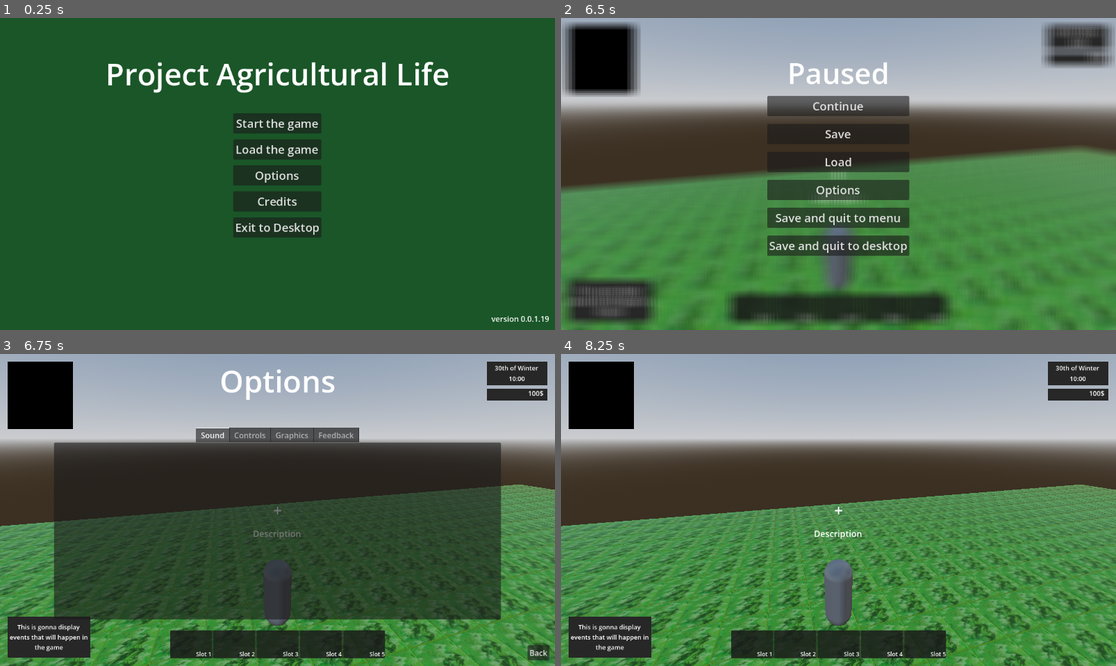
Above: before the commit, frames 1-4 (two rows, left to right).
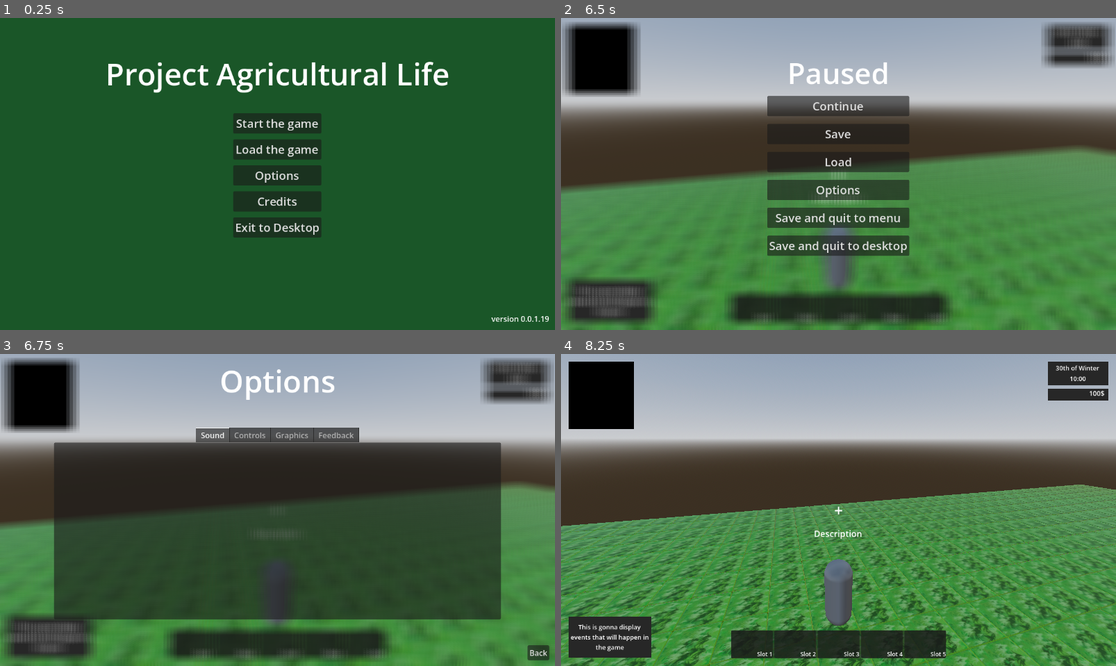
Above: after the commit, the same moments.

Repository: MatGalos/project-agriculural-life
Game: Godot game, scene res://Scenes/UIs/Menus/LaunchMenu/MainMenu.tscn
The game is run twice, just before and just after one commit, with the same random seed, the same clock (stepped at 60 frames per second) and the same inputs.
Inputs (mouse positions are in pixels of both pictures, inside the frame that each line leads up to):
- Up to frame 1 (0.25 s): no input
- Up to frame 2 (6.5 s): click "Options" at 0.5 s; click "Back" at 1.25 s; click "Start the game" at 2 s; tap Enter at 2.75 s; move the mouse to (866, 174) at 2.77 s; hold W (move_forward) from 2.78 s (still down); move the mouse to (810, 174) at 3.52 s; move the mouse to (849, 167) at 4.27 s; move the mouse to (832, 180) at 5.02 s; move the mouse to (877, 177) at 5.77 s; tap Escape (pauseMenu) at 6.4 s
- Up to frame 3 (6.75 s): release W (move_forward) at 6.5 s; click "Options" at 6.5 s
- Up to frame 4 (8.25 s): click "Back" at 7.25 s; click "Continue" at 8 s

Frames 1-2 are identical in both runs. In frame 3, 8.9% of the frame differs, in the area x 0-100%, y 1-100%; in frame 4, nothing differs.

Commit message:
fixes to options (visible cursor, fixed background)

Diff:
--- a/Scenes/UIs/Menus/PauseMenu/pauseMenu.tscn
+++ b/Scenes/UIs/Menus/PauseMenu/pauseMenu.tscn
@@ -7,7 +7,7 @@
 shader = ExtResource("2_lx4i1")
 shader_parameter/blurAmount = 3.0
 
-[node name="PauseMenu" type="Control" unique_id=1779250105 node_paths=PackedStringArray("continueButton", "saveButton", "loadButton", "optionsButton", "saveAndQuitToMenu", "saveAndQuitToDesktop", "blurBg")]
+[node name="PauseMenu" type="Control" unique_id=1779250105 node_paths=PackedStringArray("continueButton", "saveButton", "loadButton", "optionsButton", "saveAndQuitToMenu", "saveAndQuitToDesktop", "blurBg", "panel")]
 layout_mode = 3
 anchors_preset = 15
 anchor_right = 1.0
@@ -22,6 +22,7 @@
 saveAndQuitToMenu = NodePath("Panel/MarginContainer/HBoxContainer/VBoxContainer/SaveAndQuitToMenuButton")
 saveAndQuitToDesktop = NodePath("Panel/MarginContainer/HBoxContainer/VBoxContainer/SaveAndQuitToDesktopMenu")
 blurBg = NodePath("blurBg")
+panel = NodePath("Panel")
 
 [node name="blurBg" type="ColorRect" parent="." unique_id=447635258]
 visible = false
--- a/Scripts/GameManagers/gameManager.gd
+++ b/Scripts/GameManagers/gameManager.gd
@@ -3,11 +3,11 @@
 extends Node
 
 @onready var globalUIScene: PackedScene = preload("res://Scenes/UIs/global_ui.tscn")
-var pauseMenu
-var optionsMenu
-var mainMenu
+var pauseMenu: PauseMenu
+var optionsMenu: OptionsMenu
+var mainMenu: MainMenu
 
-var globalUIInstance
+var globalUIInstance: CanvasLayer
 var isPaused: bool = false
 var isInGame: bool = false
 
@@ -20,23 +20,24 @@
 
 signal pauseChanged(paused: bool)
 
-func _ready():
+func _ready() -> void:
 	process_mode = Node.PROCESS_MODE_ALWAYS
 	set_process_input(true)
 
-	globalUIInstance = globalUIScene.instantiate()
+	globalUIInstance = globalUIScene.instantiate() as CanvasLayer
 	get_tree().root.add_child.call_deferred(globalUIInstance)
 	await get_tree().process_frame
 
-	pauseMenu = globalUIInstance.get_node("PauseMenu")
-	optionsMenu = globalUIInstance.get_node("OptionsMenu")
-	mainMenu = globalUIInstance.get_node("MainMenu")
+	pauseMenu = globalUIInstance.get_node("PauseMenu") as PauseMenu
+	optionsMenu = globalUIInstance.get_node("OptionsMenu") as OptionsMenu
+	mainMenu = globalUIInstance.get_node("MainMenu") as MainMenu
 	mainMenu.visible = true
-	pauseMenu.visible = false
+	pauseMenu.setMenuVisible(false)
 	optionsMenu.visible = false
+	_updateMouseMode()
 
 # function to toggle pause
-func togglePause():
+func togglePause() -> void:
 	setPaused(!isPaused)
 
 # function to set the pause for the game.
@@ -46,35 +47,42 @@
 
 	isPaused = value
 	get_tree().paused = isPaused
+	_updateMouseMode()
 
 	pauseChanged.emit(isPaused)
 
-func _input(event):
+func _input(event: InputEvent) -> void:
 	if not isInGame:
 		return
 
 	if event.is_action_pressed("pauseMenu"):
 		togglePause()
 
-func startGame():
+func startGame() -> void:
 	isInGame = true
 	mainMenu.visible = false
+	_updateMouseMode()
 
-func returnToMenu():
+func returnToMenu() -> void:
 	isInGame = false
 	mainMenu.visible = true
-	pauseMenu.visible = false
+	pauseMenu.setMenuVisible(false)
 	optionsMenu.visible = false
+	_updateMouseMode()
 
-func openOptions(from_context):
+func openOptions(from_context: int) -> void:
 	optionsContext = from_context
-	pauseMenu.visible = false
+	if from_context == menuContext.Pause_Menu:
+		pauseMenu.showBlurOnly()
+	else:
+		pauseMenu.setMenuVisible(false)
 	mainMenu.visible = false
 	optionsMenu.setContext(from_context)
 	optionsMenu.visible = true
+	_updateMouseMode()
 
 
-func showGlobalUI():
+func showGlobalUI() -> void:
 	if not globalUIInstance:
 		return
 	if globalUIInstance:
@@ -82,8 +90,15 @@
 	if mainMenu:
 		mainMenu.visible = true
 	if pauseMenu:
-		pauseMenu.visible = false
+		pauseMenu.setMenuVisible(false)
 	if optionsMenu:
 		optionsMenu.visible = false
 	isPaused = false
 	get_tree().paused = false
+	_updateMouseMode()
+
+func _updateMouseMode() -> void:
+	if isInGame and not isPaused and not optionsMenu.visible:
+		Input.set_mouse_mode(Input.MOUSE_MODE_CAPTURED)
+	else:
+		Input.set_mouse_mode(Input.MOUSE_MODE_VISIBLE)
--- a/Scripts/Player/CharacterController.gd
+++ b/Scripts/Player/CharacterController.gd
@@ -11,8 +11,6 @@
 var pitch := 0.0
 
 func _ready():
-	Input.set_mouse_mode(Input.MOUSE_MODE_CAPTURED)
-
 	camera_pivot.position = Vector3(0, 1.4, 0)
 	camera_pivot.rotation = Vector3.ZERO
 
@@ -28,9 +26,6 @@
 		pitch -= event.relative.y * mouse_sensitivity
 		pitch = clamp(pitch, deg_to_rad(-45), deg_to_rad(35))
 		camera_pivot.rotation.x = pitch
-
-	if event.is_action_pressed("ui_cancel"):
-		Input.set_mouse_mode(Input.MOUSE_MODE_VISIBLE)
 
 
 func _physics_process(delta):
--- a/Scripts/UIs/Menus/OptionsMenu/optionsMenu.gd
+++ b/Scripts/UIs/Menus/OptionsMenu/optionsMenu.gd
@@ -20,7 +20,7 @@
 		ui.menuContext.Main_Menu:
 			ui.mainMenu.visible = true
 		ui.menuContext.Pause_Menu:
-			ui.pauseMenu.visible = true
+			ui.pauseMenu.setMenuVisible(true)
 
 func setContext(context):
 	match context:
--- a/Scripts/UIs/Menus/PauseMenu/pauseMenu.gd
+++ b/Scripts/UIs/Menus/PauseMenu/pauseMenu.gd
@@ -9,6 +9,7 @@
 @export var saveAndQuitToMenu: Button
 @export var saveAndQuitToDesktop:Button
 @export var blurBg: ColorRect
+@export var panel: Control
 
 @onready var mainMenuScene: PackedScene = preload("res://Scenes/UIs/Menus/LaunchMenu/MainMenu.tscn") as PackedScene
 
@@ -23,12 +24,22 @@
 	visible = false
 	process_mode = Node.PROCESS_MODE_WHEN_PAUSED
 	blurBg.visible = false
+	panel.visible = false
 
 	gamemanager.pauseChanged.connect(onPauseButtonPressed)
 
 func onPauseButtonPressed (paused: bool) -> void:
-	visible = paused
-	blurBg.visible = paused
+	setMenuVisible(paused)
+
+func setMenuVisible(is_visible: bool) -> void:
+	visible = is_visible
+	blurBg.visible = is_visible
+	panel.visible = is_visible
+
+func showBlurOnly() -> void:
+	visible = true
+	blurBg.visible = true
+	panel.visible = false
 
 # Function with behaviour for when continue button is pressed, it should resume
 # the game
